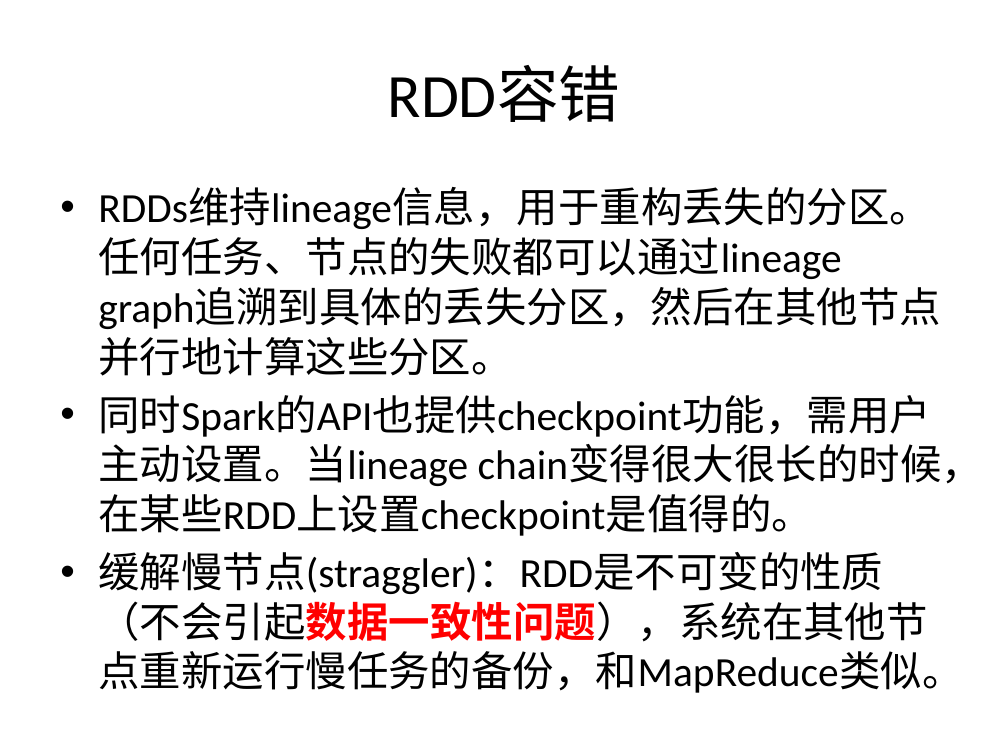
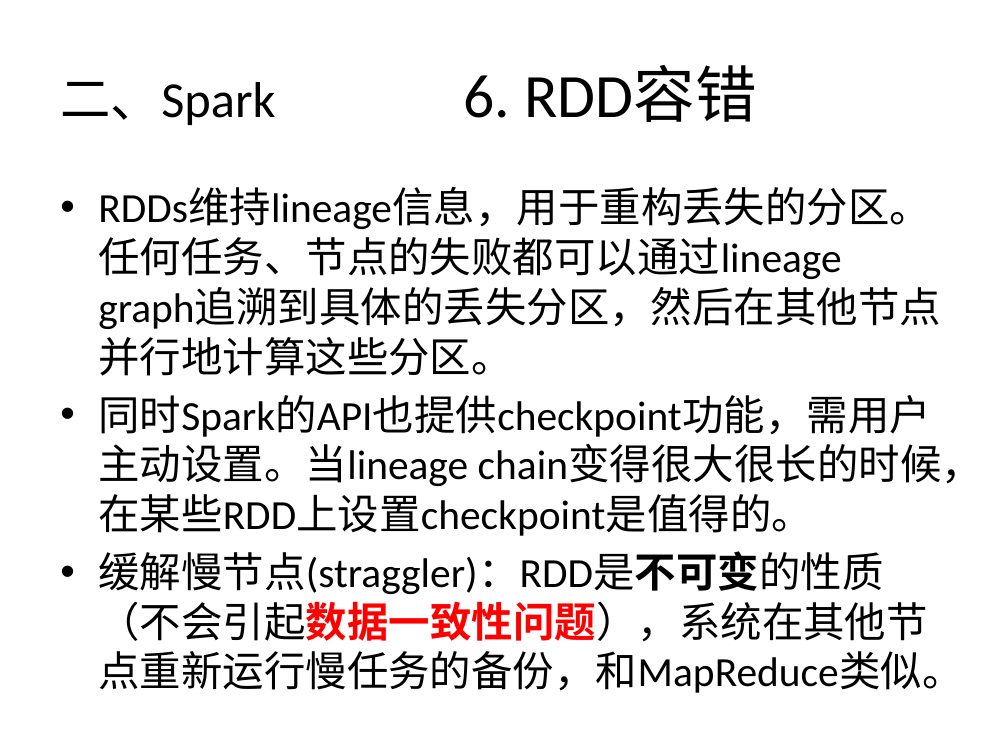
Before and after one commit to wuxingdexian/seminar, a slide deck: slide 19 of 整合.pptx (slide 20 before the commit). Drawn at 1008x756 pixels with LibreOffice and Linux fonts; fonts in the diff are those of the drawing. Boxes give left, top, right and bottom in pixels: in the first picture for what was removed or moved away, otherwise in the second. Text is boxed around its words. In the diff, an @@ line names an element or a change of style, - is before the commit and + after.

```diff
--- a/整合.pptx
+++ b/整合.pptx
@@ title at bbox=[60, 66, 757, 125]: text changed; size 44 to 36 pt @@
-RDD容错
+二、Spark 6. RDD容错
@@ text at bbox=[98, 551, 963, 693]: bold on in "缓解慢节点(straggler)：RDD是不可变的性质（不会引起数据一致性问题），系统在其他节点重新运行慢任务的备份，和 ..." @@
```
Also in this commit, not shown: 38 other slides changed, 2 slides added, 1 slide removed.
